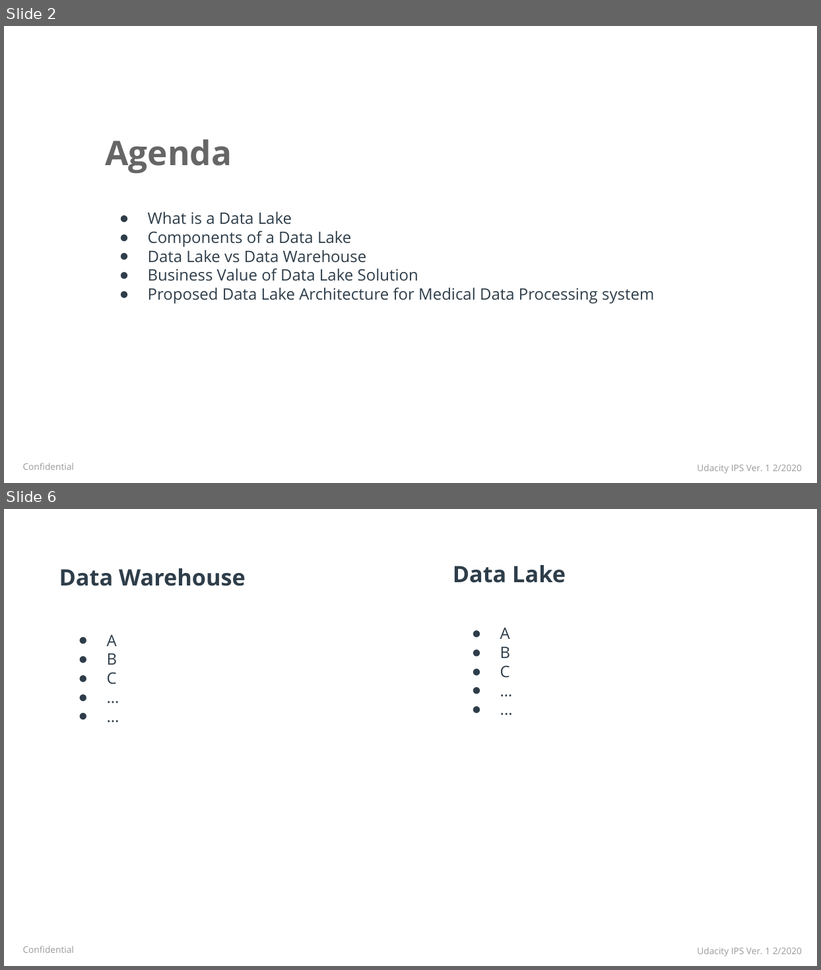
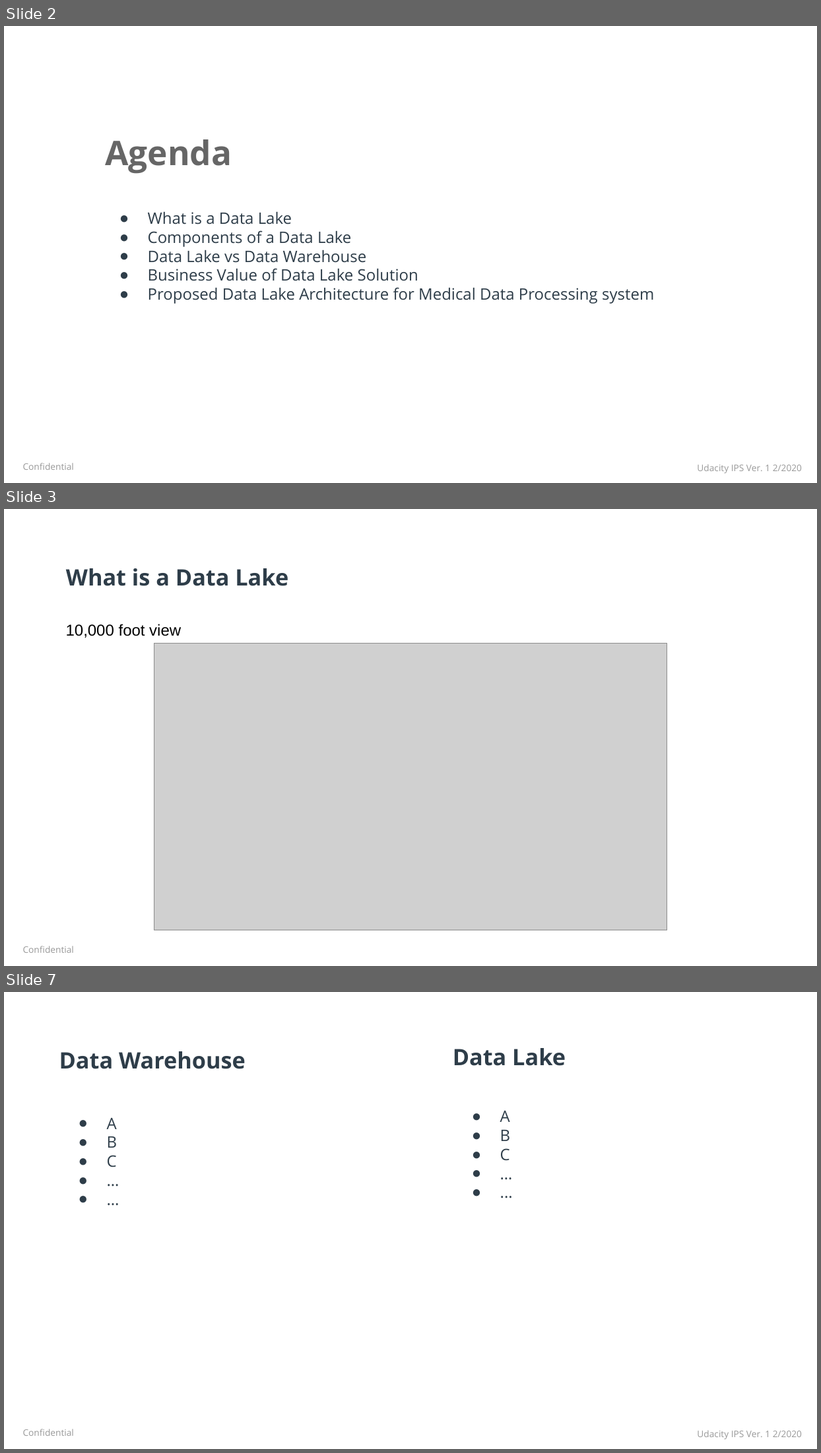
Before and after one commit to fuongcao/udacity-data-achitect, a slide deck: 3- Enterprise Data Lake/Datalake Executive Presentation.pptx. Shown one above the other, each under a label of ours: slides 2 and 6 before the commit, slides 2, 3 and 7 after it; the slides between them are not shown. The pictures are 821x970 and 821x1453 pixels, drawn with LibreOffice and Linux fonts; fonts in the diff are those of the drawing; grey boxes stand for pictures; background and template pictures are left out. Boxes give left, top, right and bottom in pixels: in the first picture for what was removed or moved away, otherwise in the second. Text is boxed around its words. In the diff, an @@ line names an element or a change of style, - is before the commit and + after.

```diff
--- a/3- Enterprise Data Lake/Datalake Executive Presentation.pptx
+++ b/3- Enterprise Data Lake/Datalake Executive Presentation.pptx
@@ slide 3 added at [4,509,817,966], background picture (left out); not listed: 1 template element that a slide beside it also shows @@
@@ title added at [66,568,288,586], 20 pt, text #2E3D49, bold @@
+What is a Data Lake
@@ text added at [66,624,181,638], 14 pt, text #000000 @@
+10,000 foot view
@@ picture added at [154,643,667,930] @@
@@ what was slide 6 is now slide 7 @@
```
Also in this commit, not shown: 3 slides changed, 1 other slide added, 1 slide removed, 3 other files.
